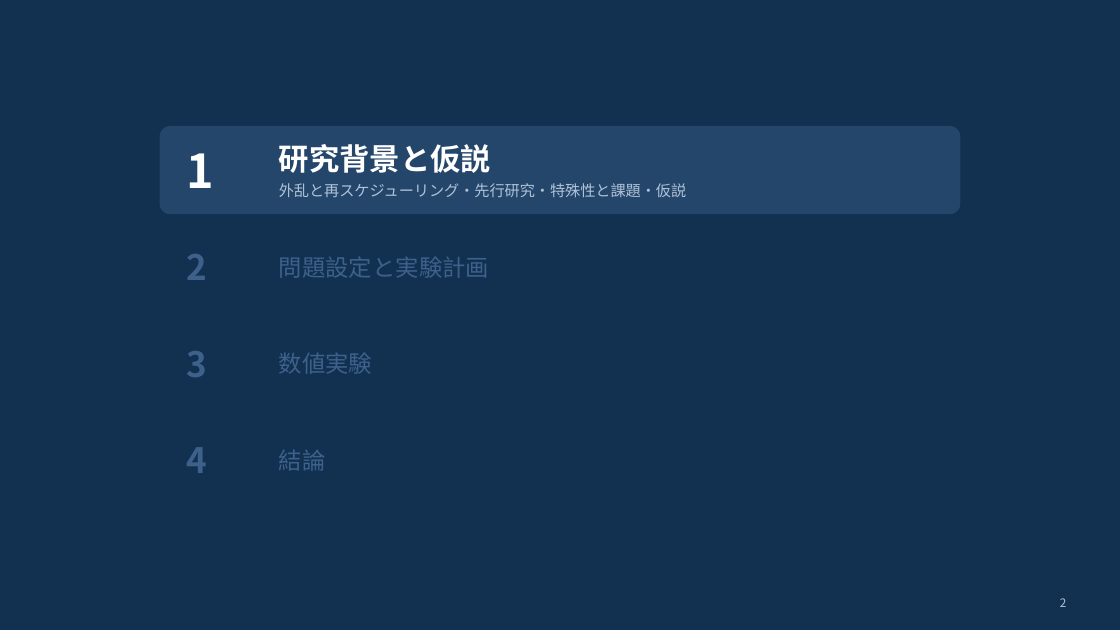
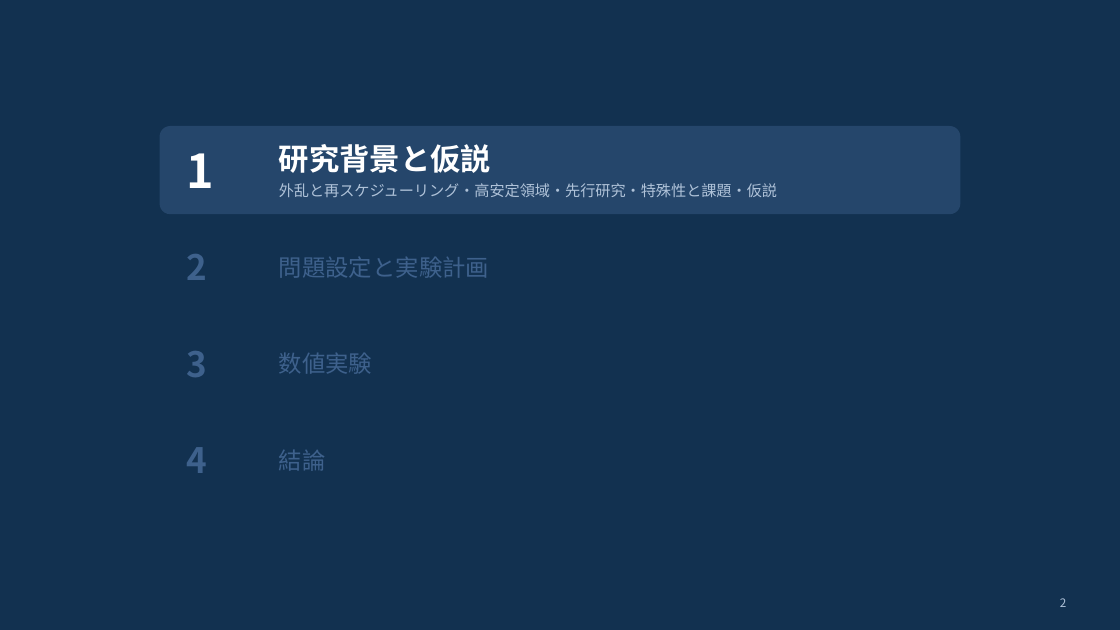
Before and after one commit to kitotakumi/stability_scheduling, a slide deck: slide 2 of doc/presentation_materials/JIMA2026fall_発表.pptx. Drawn at 1120x630 pixels with LibreOffice and Linux fonts; fonts in the diff are those of the drawing. Boxes give left, top, right and bottom in pixels: in the first picture for what was removed or moved away, otherwise in the second. Text is boxed around its words. In the diff, an @@ line names an element or a change of style, - is before the commit and + after.

```diff
--- a/doc/presentation_materials/JIMA2026fall_発表.pptx
+++ b/doc/presentation_materials/JIMA2026fall_発表.pptx
@@ text at (279,183,777,197): text changed @@
-外乱と再スケジューリング・先行研究・特殊性と課題・仮説
+外乱と再スケジューリング・高安定領域・先行研究・特殊性と課題・仮説
```
Also in this commit, not shown: 27 other slides changed, 1 slide added, 4 other files.
